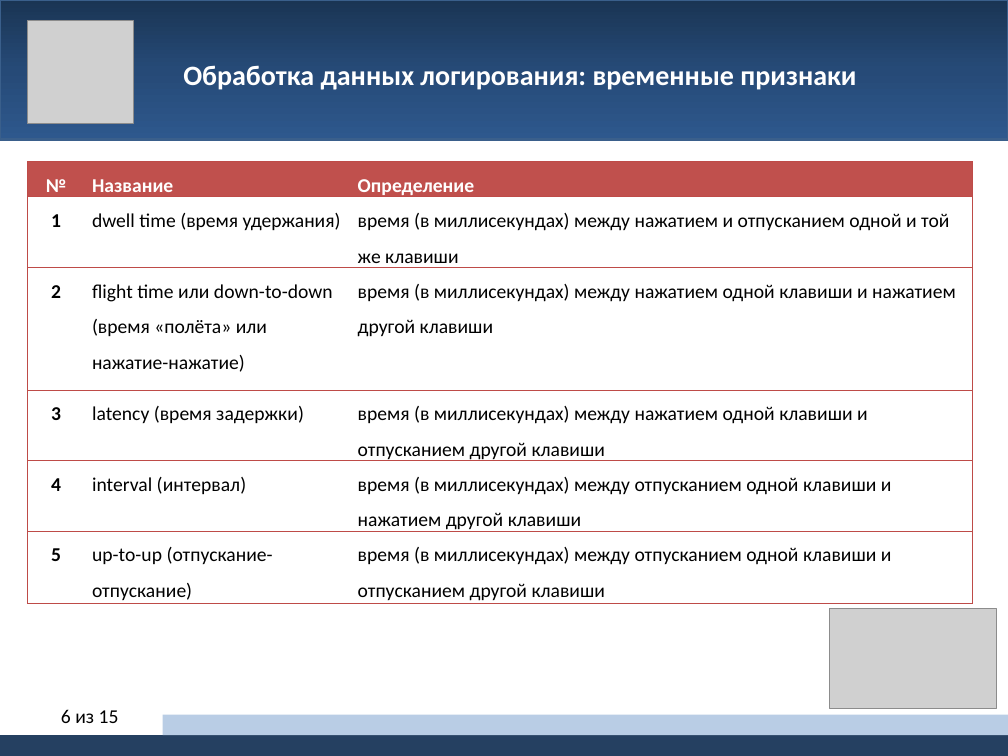
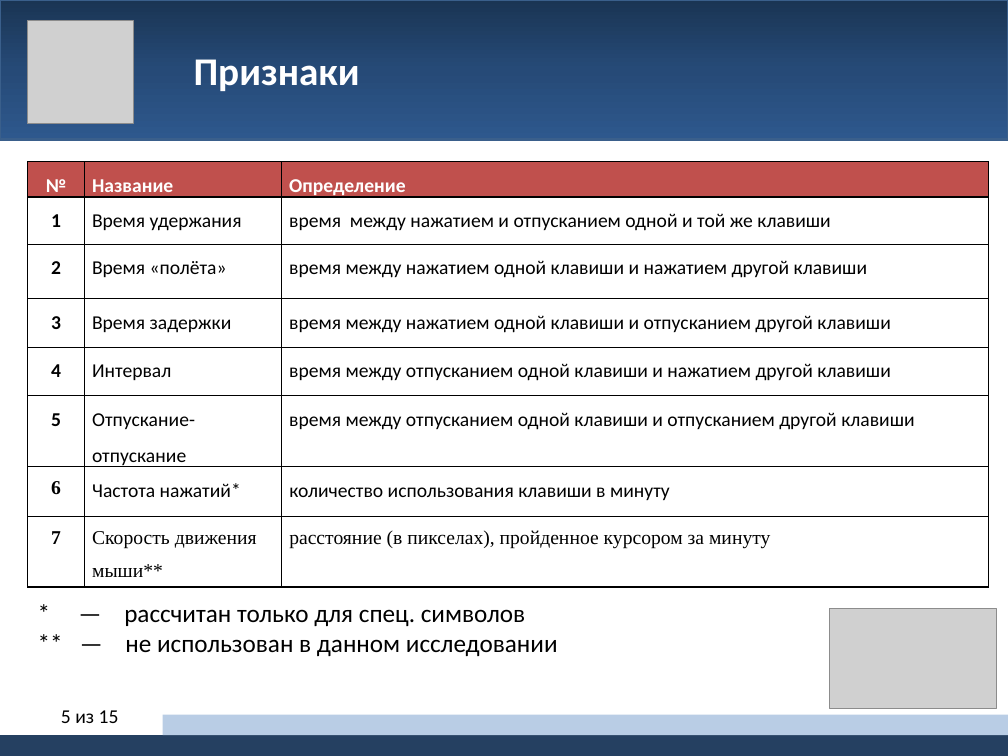
Before and after one commit to sultanovazamat/insider-threat-detection, a slide deck: slide 5 of reports/ppt_report.pptx (slide 6 before the commit). Drawn at 1008x756 pixels with LibreOffice and Linux fonts; fonts in the diff are those of the drawing; grey boxes stand for pictures. Boxes give left, top, right and bottom in pixels: in the first picture for what was removed or moved away, otherwise in the second. Text is boxed around its words. In the diff, an @@ line names an element or a change of style, - is before the commit and + after.

```diff
--- a/reports/ppt_report.pptx
+++ b/reports/ppt_report.pptx
@@ text at <box>194,59,360,91</box>: text changed; size 20 to 28 pt @@
-  Обработка данных логирования: временные признаки
+  Признаки
@@ table at <box>28,161,989,581</box> @@
-row 2: 1 | dwell time (время удержания) | время (в миллисекундах) между нажатием и отпусканием одной и той же клавиши
-row 3: 2 | flight time или down-to-down (время «полёта» или нажатие-нажатие) | время (в миллисекундах) между нажатием одной клавиши и нажатием другой клавиши
-row 4: 3 | latency (время задержки) | время (в миллисекундах) между нажатием одной клавиши и отпусканием другой клавиши
-row 5: 4 | interval (интервал) | время (в миллисекундах) между отпусканием одной клавиши и нажатием другой клавиши
-row 6: 5 | up-to-up (отпускание-отпускание) | время (в миллисекундах) между отпусканием одной клавиши и отпусканием другой клавиши
+row 2: 1 | Время удержания | время между нажатием и отпусканием одной и той же клавиши
+row 3: 2 | Время «полёта» | время между нажатием одной клавиши и нажатием другой клавиши
+row 4: 3 | Время задержки | время между нажатием одной клавиши и отпусканием другой клавиши
+row 5: 4 | Интервал | время между отпусканием одной клавиши и нажатием другой клавиши
+row 6: 5 | Отпускание-отпускание | время между отпусканием одной клавиши и отпусканием другой клавиши
+row 7: 6 | Частота нажатий* | количество использования клавиши в минуту
+row 8: 7 | Скорость движения мыши** | расстояние (в пикселах), пройденное курсором за минуту
@@ table: place and size @@
-table at <box>28,161,973,605</box>
+table at <box>28,161,989,581</box>
@@ text added at <box>124,609,558,656</box>, 18 pt, text #000000 @@
+* — рассчитан только для спец. символов
+** — не использован в данном исследовании
@@ page number at <box>61,710,119,723</box>: text changed @@
-6 из 15
+5 из 15
```
Also in this commit, not shown: 8 other slides changed, 5 slides removed, 4 other files.
